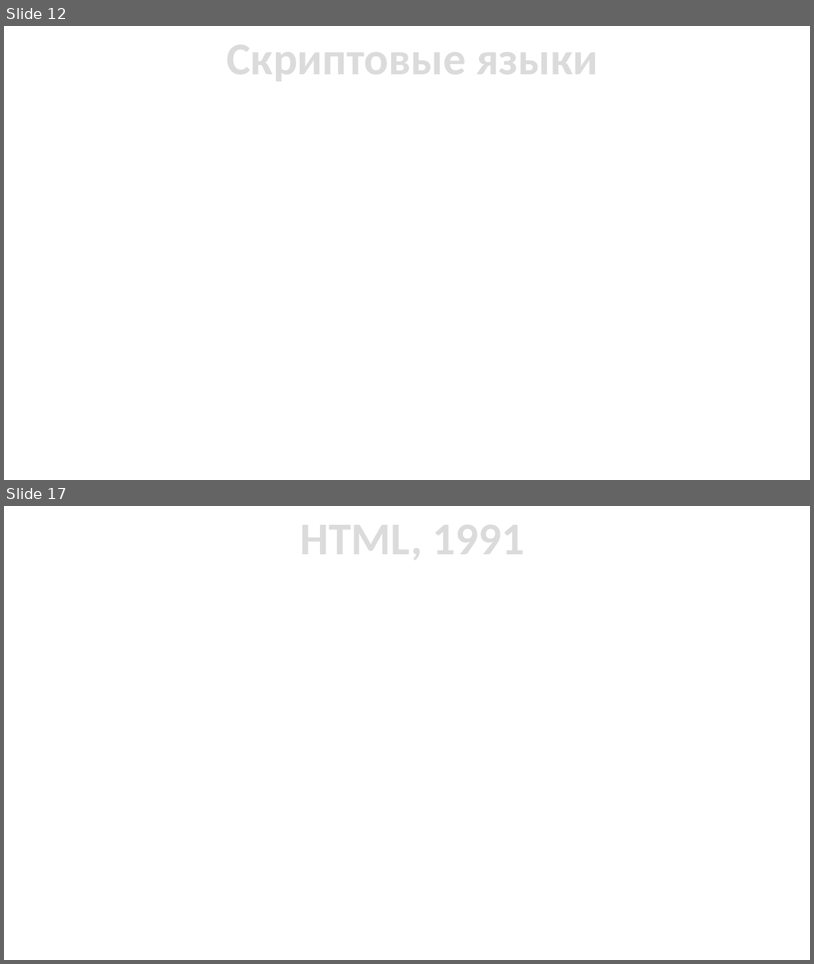
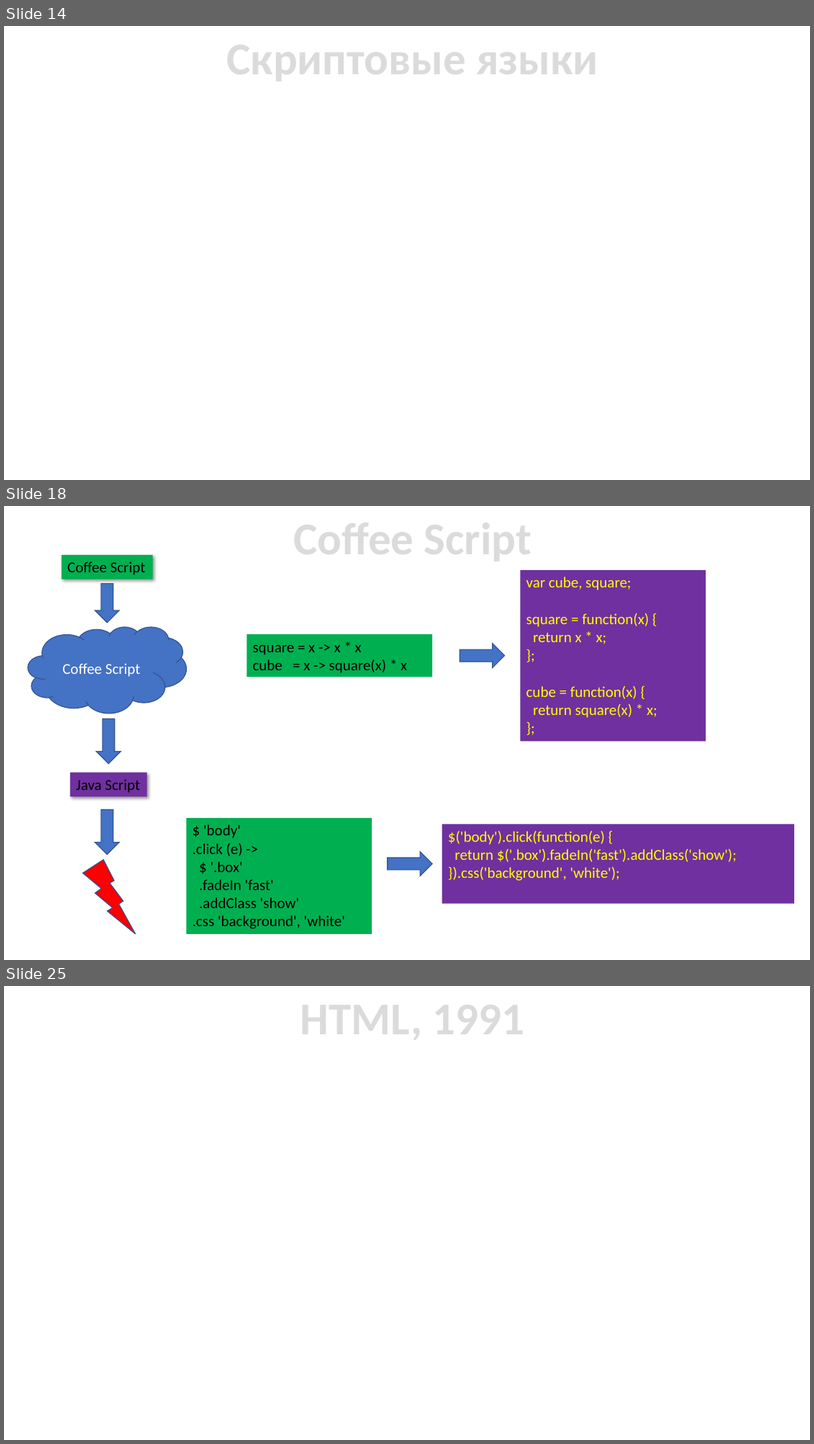
Before and after one commit to ukoloff/cfgram, a slide deck: slides/01 Intro.pptx. Shown one above the other, each under a label of ours: slides 12 and 17 before the commit, slides 14, 18 and 25 after it; the slides between them are not shown. The pictures are 814x964 and 814x1444 pixels, drawn with LibreOffice and Linux fonts; fonts in the diff are those of the drawing. Boxes give left, top, right and bottom in pixels: in the first picture for what was removed or moved away, otherwise in the second. Text is boxed around its words. In the diff, an @@ line names an element or a change of style, - is before the commit and + after.

```diff
--- a/slides/01 Intro.pptx
+++ b/slides/01 Intro.pptx
@@ slide 18 added at <box>4,506,810,960</box>, background #FFFFFF @@
@@ text added at <box>293,511,532,566</box>, 54 pt, text pattern #A5A5A5 on #DBDBDB, bold @@
+Coffee Script
@@ rectangle added at <box>62,555,153,579</box>, fill #00B050, 18 pt, text #000000 @@
+Coffee Script
@@ rectangle added at <box>521,570,706,741</box>, fill #7030A0, 18 pt, text #FFFF00 @@
+var cube, square;
+square = function(x) {
+return x * x;
+};
+cube = function(x) {
+return square(x) * x;
+};
@@ right arrow added at <box>95,583,119,623</box>, fill #4472C4, outline #325491 1 pt @@
@@ cloud added at <box>28,627,187,713</box>, fill #4472C4, outline #325491 1 pt, 18 pt, text #FFFFFF @@
+Coffee Script
@@ rectangle added at <box>247,634,433,677</box>, fill #00B050, 18 pt, text #000000 @@
+square = x -> x * x
+cube = x -> square(x) * x
@@ right arrow added at <box>460,644,505,667</box>, fill #4472C4, outline #325491 1 pt @@
@@ right arrow added at <box>97,718,121,763</box>, fill #4472C4, outline #325491 1 pt @@
@@ rectangle added at <box>70,772,147,796</box>, fill #7030A0, 18 pt, text #000000 @@
+Java Script
@@ right arrow added at <box>95,809,119,854</box>, fill #4472C4, outline #325491 1 pt @@
@@ rectangle added at <box>187,818,373,934</box>, fill #00B050, 18 pt, text #000000 @@
+$ 'body'
+.click (e) ->
+$ '.box'
+.fadeIn 'fast'
+.addClass 'show'
+.css 'background', 'white'
@@ rectangle added at <box>442,824,795,903</box>, fill #7030A0, 18 pt, text #FFFF00 @@
+$('body').click(function(e) {
+return $('.box').fadeIn('fast').addClass('show');
+}).css('background', 'white');
@@ lightning bolt added at <box>82,860,135,934</box>, fill #FF0000, outline #325491 1 pt @@
@@ right arrow added at <box>388,852,432,875</box>, fill #4472C4, outline #325491 1 pt @@
@@ what was slide 12 is now slide 14 @@
@@ what was slide 17 is now slide 25 @@
```
Also in this commit, not shown: 14 slides changed, 12 other slides added, 5 slides removed.
